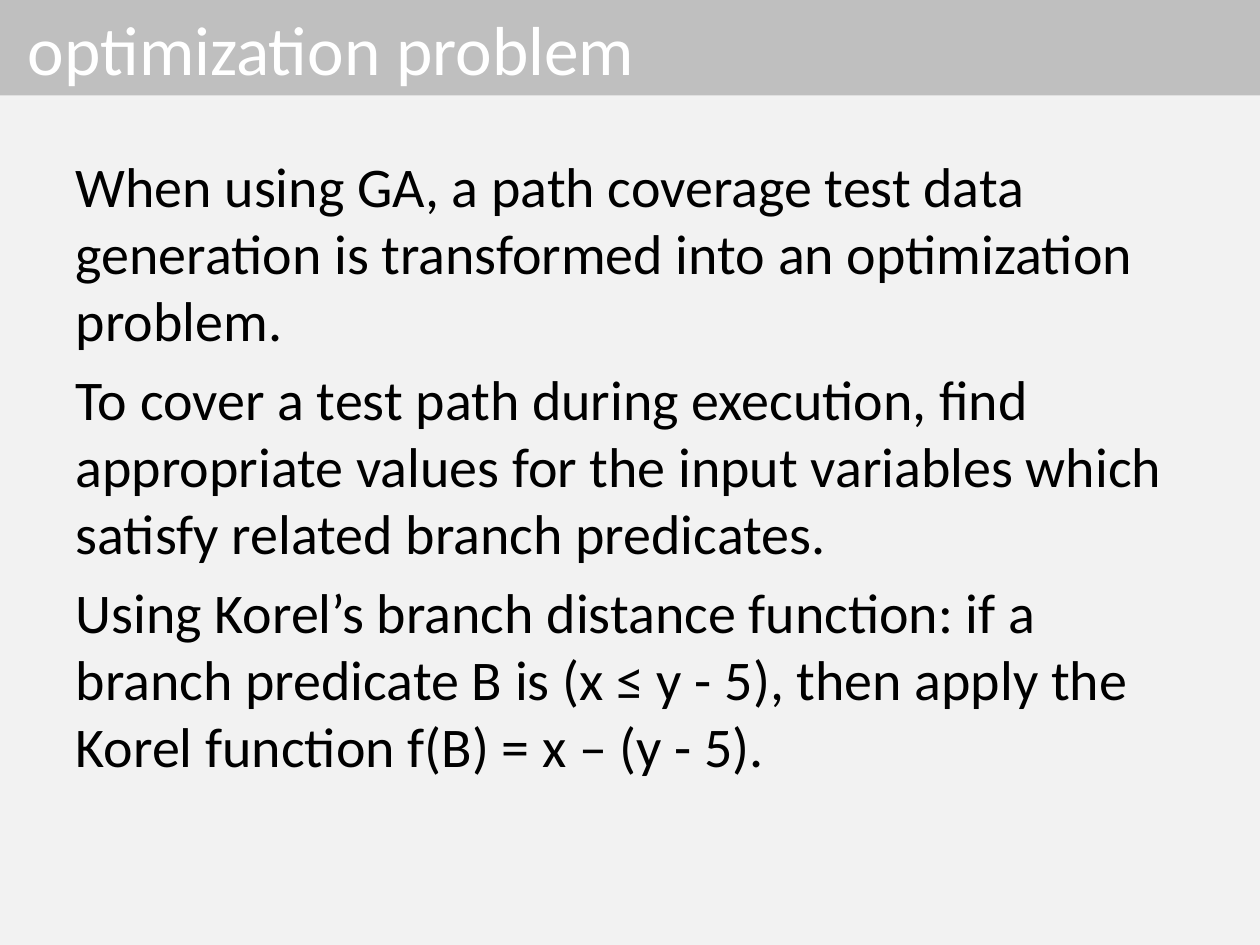
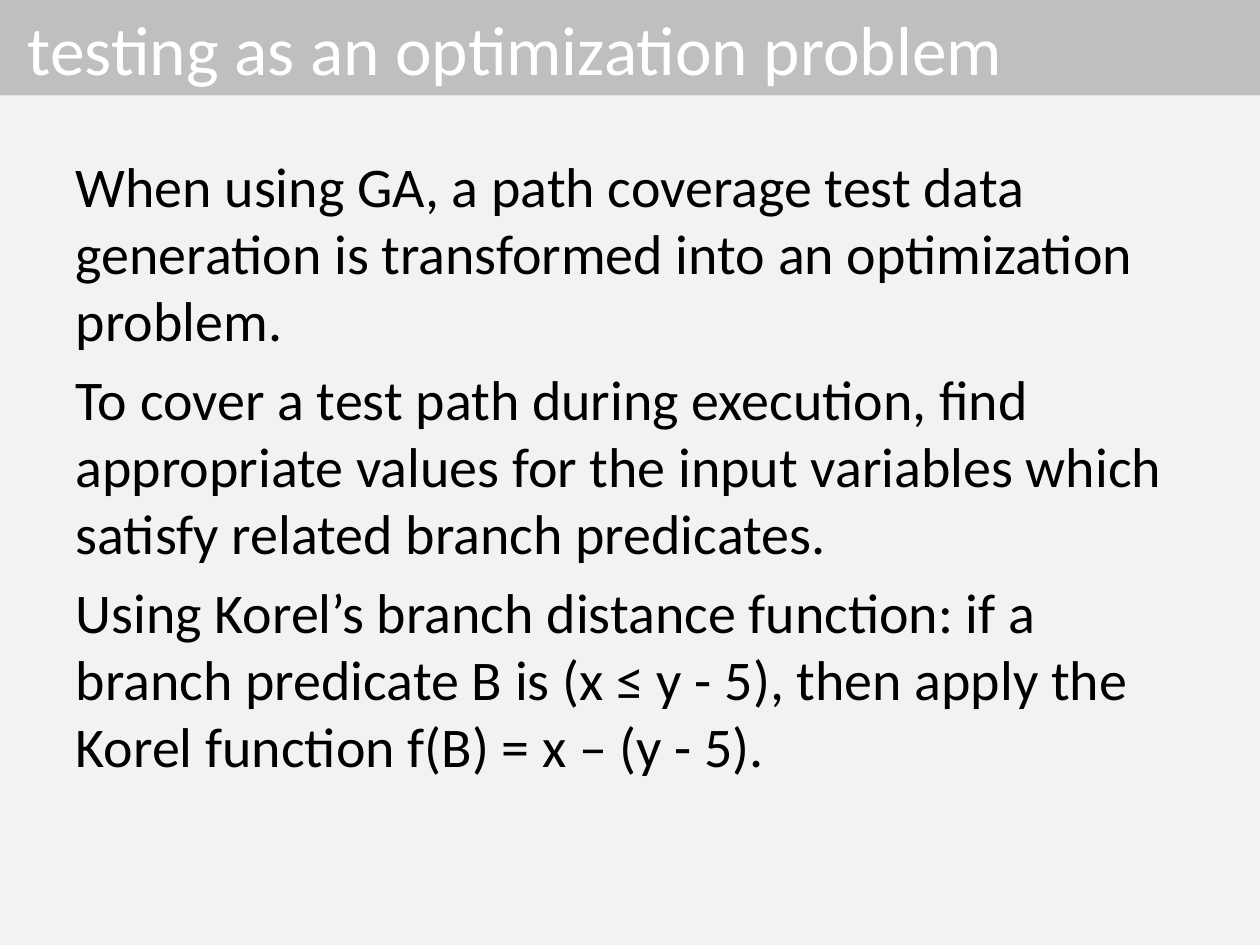
Before and after one commit to dinhngocthi/GAsource, a slide deck: slide 7 of CFT4CUnitSrc/src/report/ACOMP2016_Presentation.pptx. Drawn at 1260x945 pixels with LibreOffice and Linux fonts; fonts in the diff are those of the drawing. Boxes give left, top, right and bottom in pixels: in the first picture for what was removed or moved away, otherwise in the second. Text is boxed around its words. In the diff, an @@ line names an element or a change of style, - is before the commit and + after.

```diff
--- a/CFT4CUnitSrc/src/report/ACOMP2016_Presentation.pptx
+++ b/CFT4CUnitSrc/src/report/ACOMP2016_Presentation.pptx
@@ title at (28,27,1002,87): text changed @@
-optimization problem
+testing as an optimization problem
```
Also in this commit, not shown: 1 other slide changed, 10 slides added.
